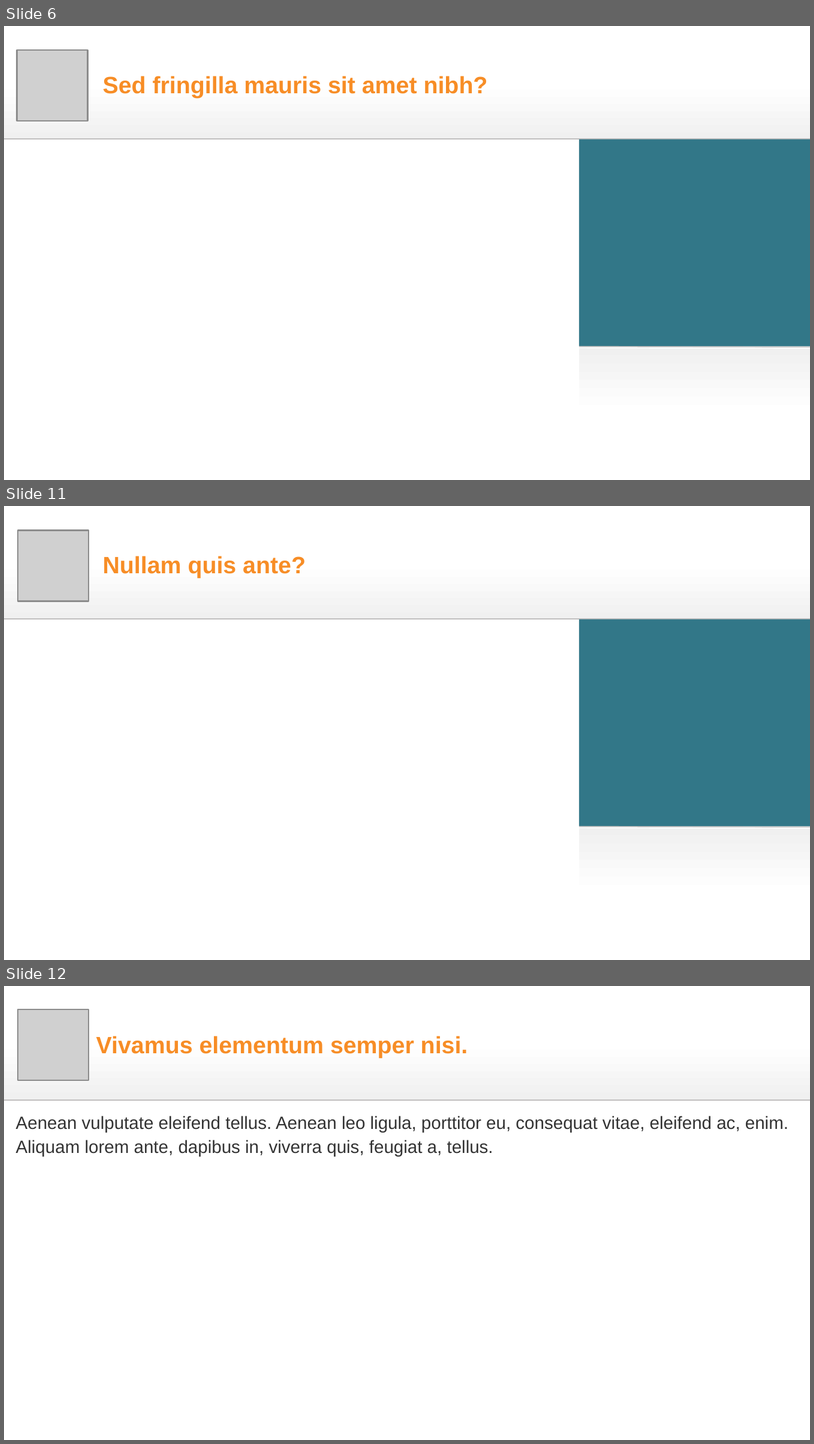
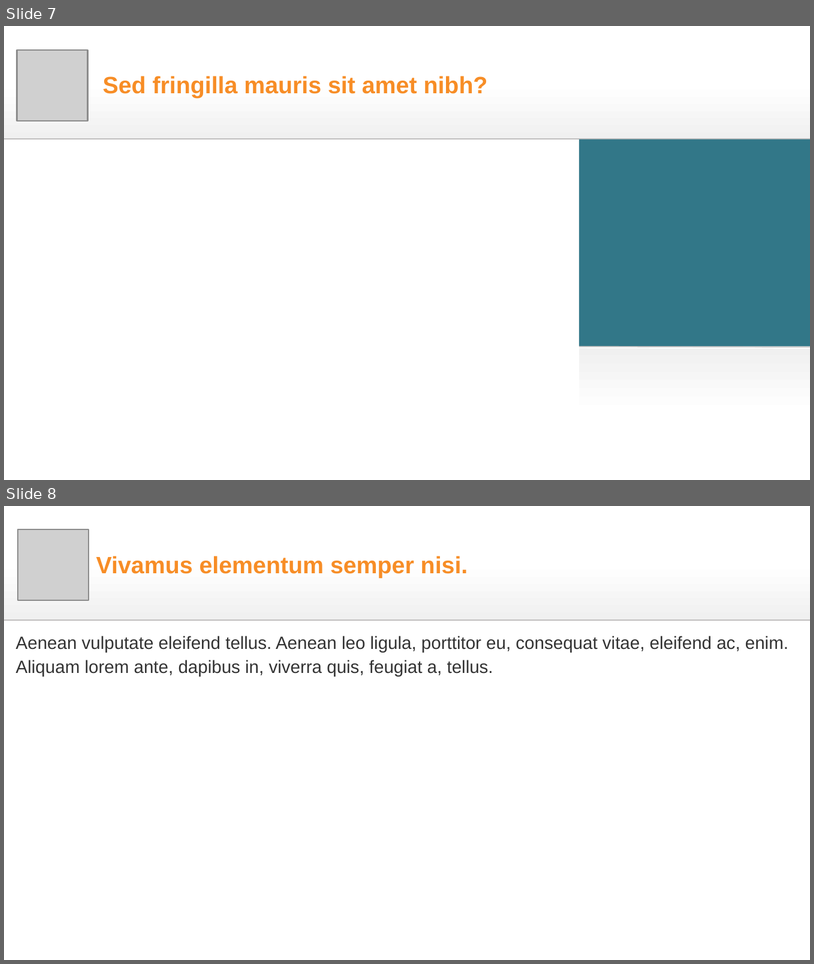
Before and after one commit to davidm3591/et_debug, a slide deck: testing_debug/submit_PythonistsaCafe_SO/0123-45-67.pptx. Shown one above the other, each under a label of ours: slides 6, 11 and 12 before the commit, slides 7 and 8 after it; the slides between them are not shown. The pictures are 814x1444 and 814x964 pixels, drawn with LibreOffice and Linux fonts; fonts in the diff are those of the drawing; grey boxes stand for pictures. Boxes give left, top, right and bottom in pixels: in the first picture for what was removed or moved away, otherwise in the second. Text is boxed around its words. In the diff, an @@ line names an element or a change of style, - is before the commit and + after.

```diff
--- a/testing_debug/submit_PythonistsaCafe_SO/0123-45-67.pptx
+++ b/testing_debug/submit_PythonistsaCafe_SO/0123-45-67.pptx
@@ slide 11 removed at [4, 506, 810, 960], background #FFFFFF; not listed: 6 template elements that a slide beside it also shows @@
@@ picture removed at [18, 530, 89, 601] @@
@@ title removed at [103, 556, 306, 578] @@
-Nullam quis ante?
@@ what was slide 6 is now slide 7 @@
@@ what was slide 12 is now slide 8 @@
```
Also in this commit, not shown: 2 slides changed, 3 other slides removed, 2 other files.
